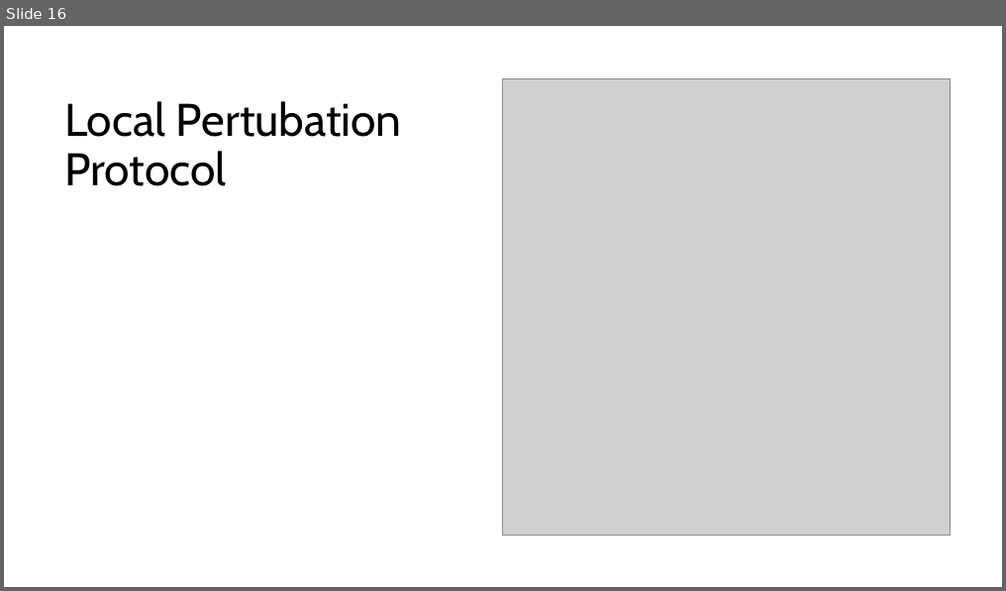
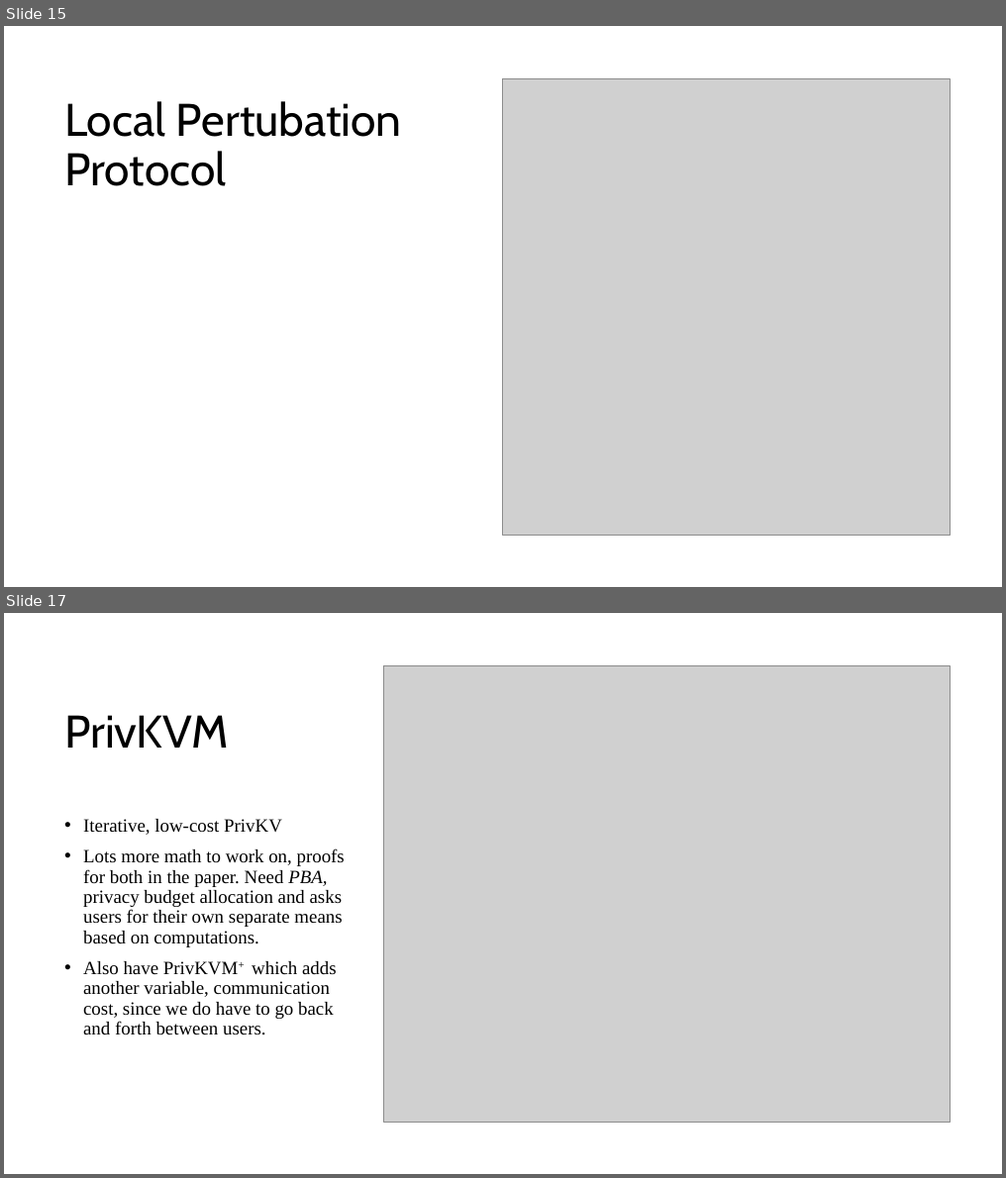
Before and after one commit to CodeFluent/Notes, a slide deck: CS-6223/hw/Grad_Project/Final Documents/PrivKV Differential Privacy for Key Value Structured Data.pptx. Shown one above the other, each under a label of ours: slide 16 before the commit, slides 15 and 17 after it; the slides between them are not shown. The pictures are 1006x591 and 1006x1178 pixels, drawn with LibreOffice and Linux fonts; fonts in the diff are those of the drawing; grey boxes stand for pictures. Boxes give left, top, right and bottom in pixels: in the first picture for what was removed or moved away, otherwise in the second. Text is boxed around its words. In the diff, an @@ line names an element or a change of style, - is before the commit and + after.

```diff
--- a/CS-6223/hw/Grad_Project/Final Documents/PrivKV Differential Privacy for Key Value Structured Data.pptx
+++ b/CS-6223/hw/Grad_Project/Final Documents/PrivKV Differential Privacy for Key Value Structured Data.pptx
@@ slide 17 added at <box>4,613,1002,1174</box>, background #FFFFFF @@
@@ picture added at <box>383,665,949,1122</box> @@
@@ title added at <box>64,715,229,748</box>, 44 pt, text #000000 @@
+PrivKVM
@@ text added at <box>83,819,345,1036</box>, 18 pt, text #000000 @@
+• Iterative, low-cost PrivKV
+• Lots more math to work on, proofs for both in the paper. Need PBA, privacy budget allocation and asks users for their own separate means based on computations.
+• Also have PrivKVM+ which adds another variable, communication cost, since we do have to go back and forth between users.
@@ what was slide 16 is now slide 15 @@
```
Also in this commit, not shown: 1 slide changed, 4 other slides added, 1 slide removed.
